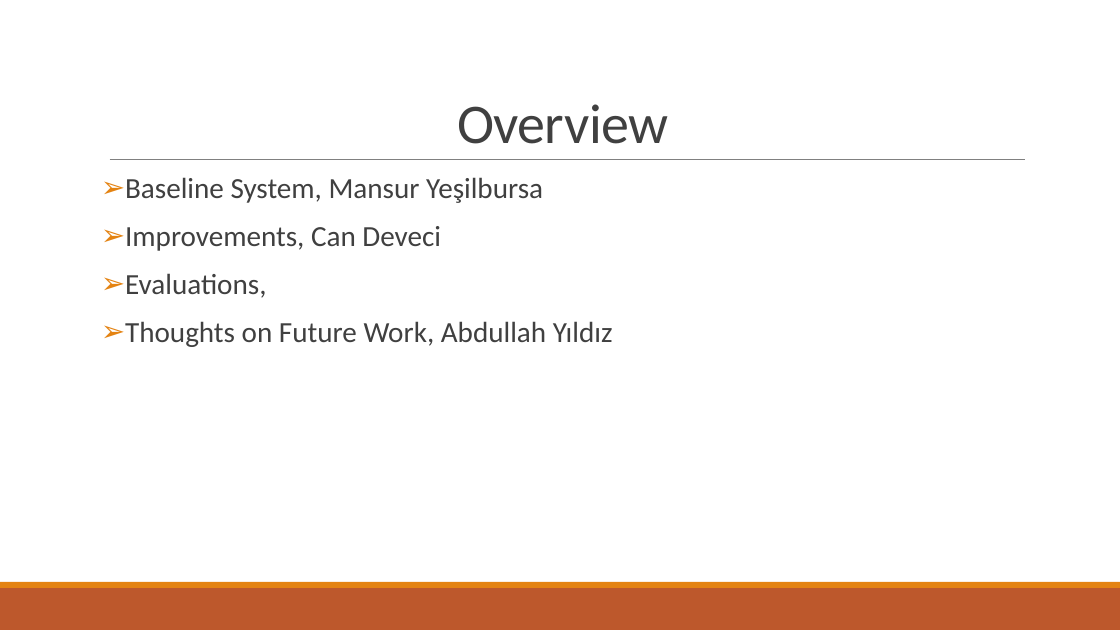
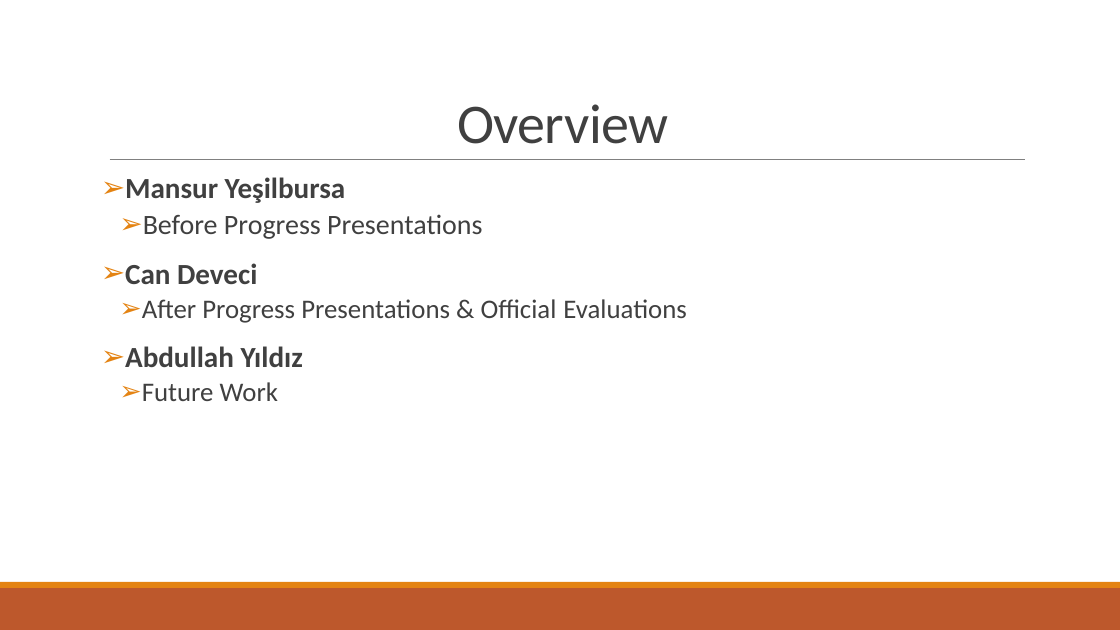
Before and after one commit to abdullahyldz/Cmpe493TermProject, a slide deck: slide 2 of Presentation/Final Presentation/Final Presentation.pptx. Drawn at 1120x630 pixels with LibreOffice and Linux fonts; fonts in the diff are those of the drawing. Boxes give left, top, right and bottom in pixels: in the first picture for what was removed or moved away, otherwise in the second. Text is boxed around its words. In the diff, an @@ line names an element or a change of style, - is before the commit and + after.

```diff
--- a/Presentation/Final Presentation/Final Presentation.pptx
+++ b/Presentation/Final Presentation/Final Presentation.pptx
@@ text at box(125, 177, 687, 401): text changed; size 25 to 23 pt @@
-➢ Baseline System, Mansur Yeşilbursa
-➢ Improvements, Can Deveci
-➢ Evaluations,
-➢ Thoughts on Future Work, Abdullah Yıldız
+➢ Mansur Yeşilbursa
+  ➢ Before Progress Presentations
+➢ Can Deveci
+  ➢ After Progress Presentations & Official Evaluations
+➢ Abdullah Yıldız
+  ➢ Future Work
```
Also in this commit, not shown: 19 other slides changed, 1 slide added, 1 slide removed.
